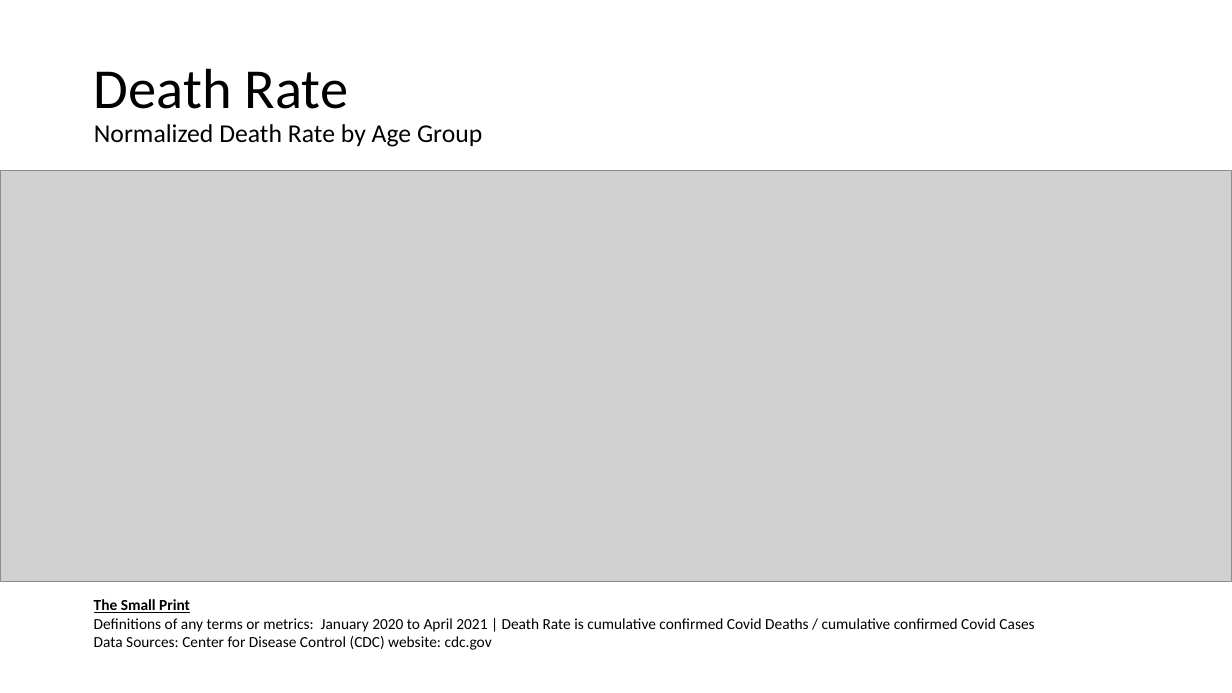
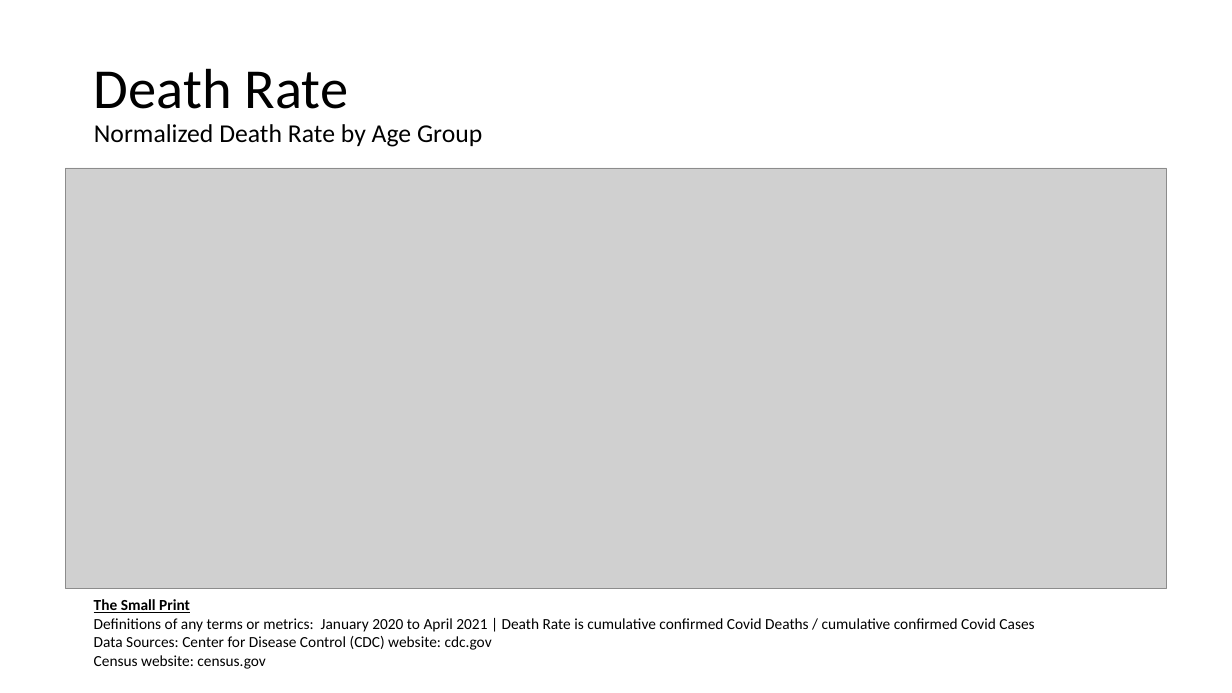
Before and after one commit to jenniecinelli/project_one, a slide deck: slide 5 of Folder0/Presentation.pptx. Drawn at 1232x693 pixels with LibreOffice and Linux fonts; fonts in the diff are those of the drawing; grey boxes stand for pictures. Boxes give left, top, right and bottom in pixels: in the first picture for what was removed or moved away, otherwise in the second. Text is boxed around its words. In the diff, an @@ line names an element or a change of style, - is before the commit and + after.

```diff
--- a/Folder0/Presentation.pptx
+++ b/Folder0/Presentation.pptx
@@ picture: place and size @@
-picture at [0,171,1232,581]
+picture at [66,168,1167,589]
@@ text at [94,655,265,669]: paragraph added @@
+Census website: census.gov
```
Also in this commit, not shown: 12 other slides changed, 2 slides removed, 6 other files.
